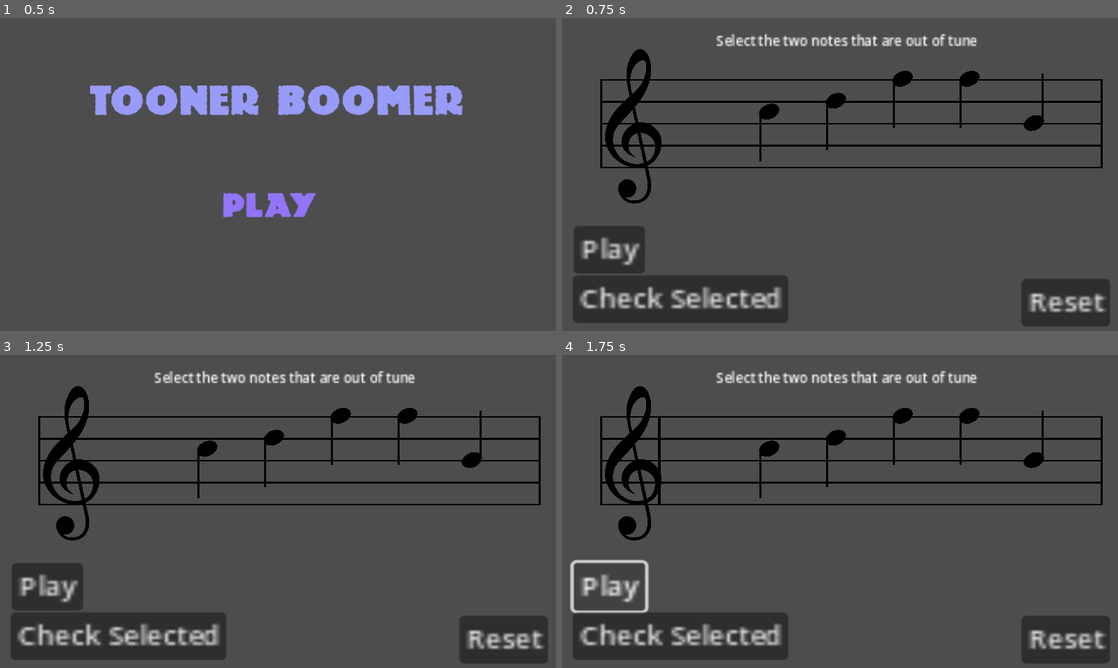
Above: before the commit, frames 1-4 (two rows, left to right).
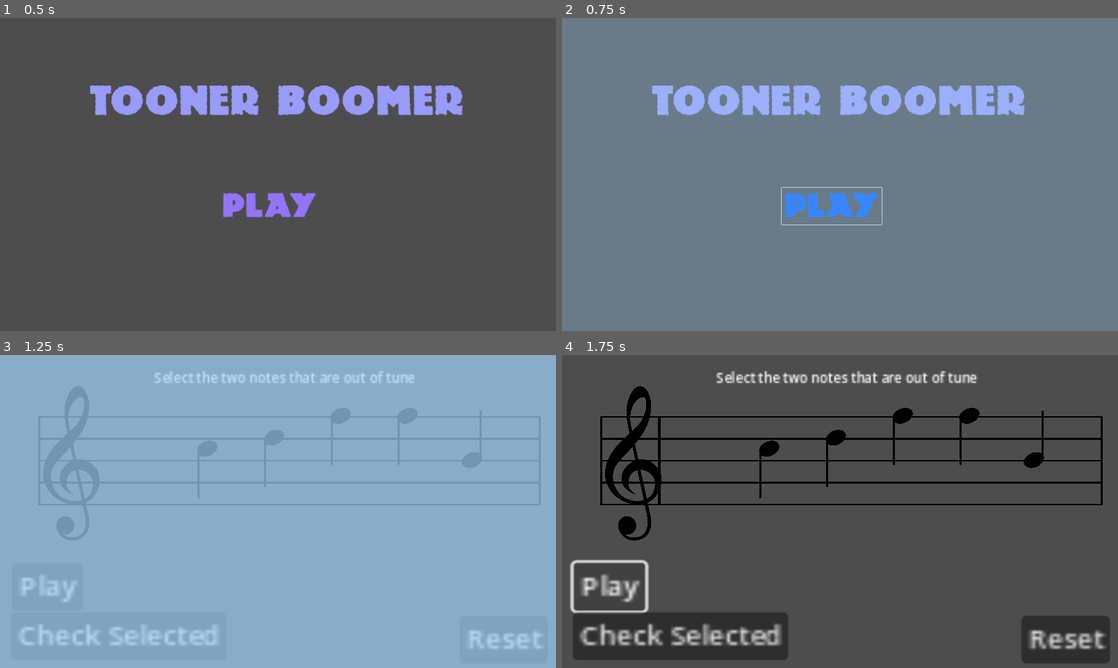
Above: after the commit, the same moments.

Repository: Sniggiho/COMP225-Reluna
Game: Godot game, scene res://Scenes/menuScreen.tscn
Same seed, same stepped clock (60 frames per second), same inputs: the game is played once before the commit and once after it. This scene is started directly instead of the project's main scene.
Inputs:
- Up to frame 1 (0.5 s): no input
- Up to frame 2 (0.75 s): click "play" at 0.5 s
- Up to frame 3 (1.25 s): no input
- Up to frame 4 (1.75 s): click "Play" at 1.25 s

Frame 1 is identical in both runs. In frame 2, 99% of the frame differs, in the area x 0-100%, y 0-100%; in frame 3, 100%; in frame 4, nothing differs.

Commit message:
added transition between scenes

Diff:
--- a/Project/Scenes/menuScreen.gd
+++ b/Project/Scenes/menuScreen.gd
@@ -2,4 +2,4 @@
 
 
 func _on_menu_button_pressed():
-	get_tree().change_scene_to_file("res://Scenes/firstScene.tscn")
+	SceneTransition.change_scene("res://Scenes/firstScene.tscn")
--- /dev/null
+++ b/Project/Scenes/sceneTransition.gd
@@ -0,0 +1,7 @@
+extends CanvasLayer
+
+func change_scene(target: String) -> void:
+	$AnimationPlayer.play("dissolve")
+	await $AnimationPlayer.animation_finished
+	get_tree().change_scene_to_file(target)
+	$AnimationPlayer.play_backwards("dissolve")
--- /dev/null
+++ b/Project/Scenes/sceneTransition.tscn
@@ -0,0 +1,60 @@
+[gd_scene load_steps=5 format=3 uid="uid://b4b6segjarn0a"]
+
+[ext_resource type="Script" path="res://Scenes/sceneTransition.gd" id="1_r80i1"]
+
+[sub_resource type="Animation" id="Animation_m8ynh"]
+resource_name = "RESET"
+length = 0.01
+tracks/0/type = "value"
+tracks/0/imported = false
+tracks/0/enabled = true
+tracks/0/path = NodePath("dissolveRect:modulate")
+tracks/0/interp = 1
+tracks/0/loop_wrap = true
+tracks/0/keys = {
+"times": PackedFloat32Array(0),
+"transitions": PackedFloat32Array(1),
+"update": 0,
+"values": [Color(1, 1, 1, 0)]
+}
+
+[sub_resource type="Animation" id="Animation_hkugt"]
+resource_name = "dissolve"
+length = 0.5
+tracks/0/type = "value"
+tracks/0/imported = false
+tracks/0/enabled = true
+tracks/0/path = NodePath("dissolveRect:modulate")
+tracks/0/interp = 1
+tracks/0/loop_wrap = true
+tracks/0/keys = {
+"times": PackedFloat32Array(0, 0.5),
+"transitions": PackedFloat32Array(1, 1),
+"update": 0,
+"values": [Color(1, 1, 1, 0), Color(1, 1, 1, 1)]
+}
+
+[sub_resource type="AnimationLibrary" id="AnimationLibrary_6e6hu"]
+_data = {
+"RESET": SubResource("Animation_m8ynh"),
+"dissolve": SubResource("Animation_hkugt")
+}
+
+[node name="sceneTransition" type="CanvasLayer"]
+script = ExtResource("1_r80i1")
+
+[node name="dissolveRect" type="ColorRect" parent="."]
+modulate = Color(1, 1, 1, 0)
+anchors_preset = 15
+anchor_right = 1.0
+anchor_bottom = 1.0
+grow_horizontal = 2
+grow_vertical = 2
+mouse_filter = 2
+color = Color(0.639216, 0.839216, 1, 1)
+metadata/_edit_group_ = true
+
+[node name="AnimationPlayer" type="AnimationPlayer" parent="."]
+libraries = {
+"": SubResource("AnimationLibrary_6e6hu")
+}
--- a/Project/project.godot
+++ b/Project/project.godot
@@ -15,6 +15,10 @@
 config/features=PackedStringArray("4.1", "GL Compatibility")
 config/icon="res://icon.svg"
 
+[autoload]
+
+SceneTransition="*res://Scenes/sceneTransition.tscn"
+
 [display]
 
 window/size/viewport_width=1600
